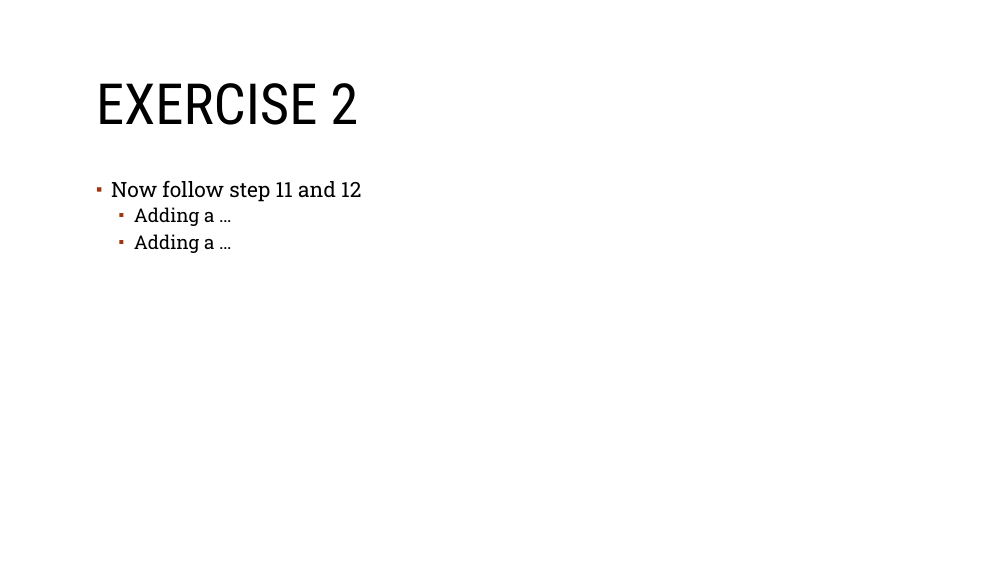
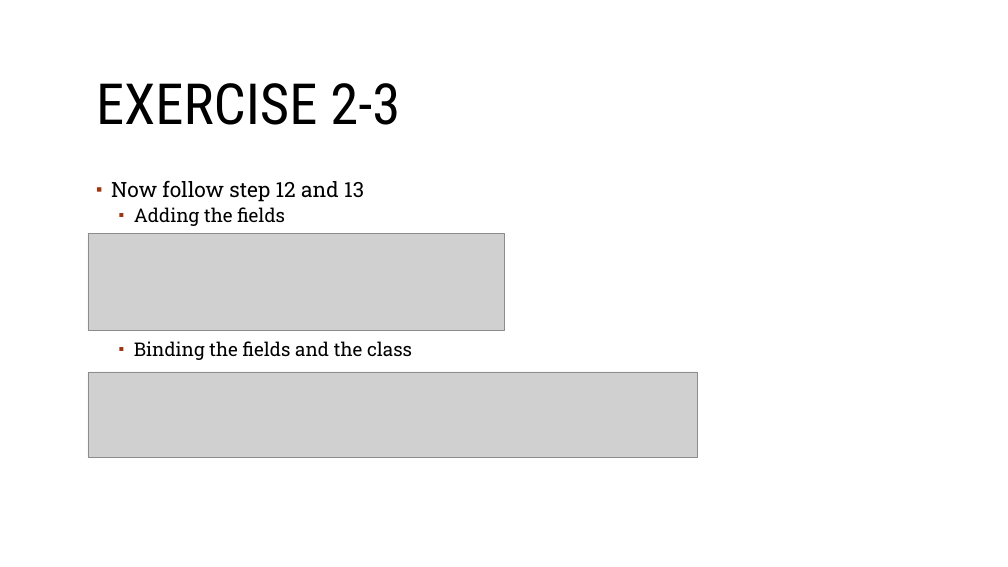
Before and after one commit to sebivenlo/Vaadin-workshop, a slide deck: slide 22 of Documentation/Frontend-technologies.odp (slide 14 before the commit). Drawn at 1008x567 pixels with LibreOffice and Linux fonts; fonts in the diff are those of the drawing; grey boxes stand for pictures; background and template pictures are left out. Boxes give left, top, right and bottom in pixels: in the first picture for what was removed or moved away, otherwise in the second. Text is boxed around its words. In the diff, an @@ line names an element or a change of style, - is before the commit and + after.

```diff
--- a/Documentation/Frontend-technologies.odp
+++ b/Documentation/Frontend-technologies.odp
@@ title at (96, 83, 400, 125): text changed @@
-EXERCISE 2
+EXERCISE 2-3
@@ text at (111, 180, 412, 360): text changed; size 20 to 18 pt @@
-▪ Now follow step 11 and 12
-  ▪ Adding a …
-  ▪ Adding a …
+▪ Now follow step 12 and 13
+  ▪ Adding the fields
+  ▪ Binding the fields and the class
@@ picture added at (88, 233, 504, 330) @@
@@ picture added at (88, 372, 698, 457) @@
```
Also in this commit, not shown: 9 other slides changed, 10 slides added, 2 slides removed, 5 other files.
